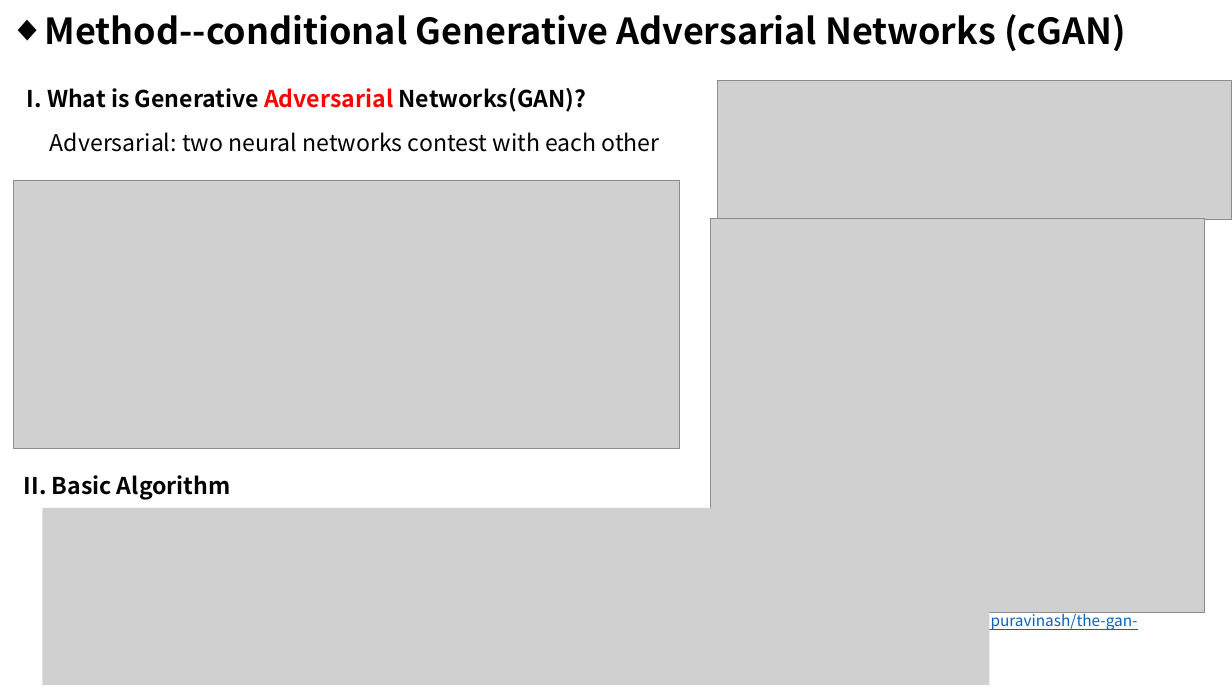
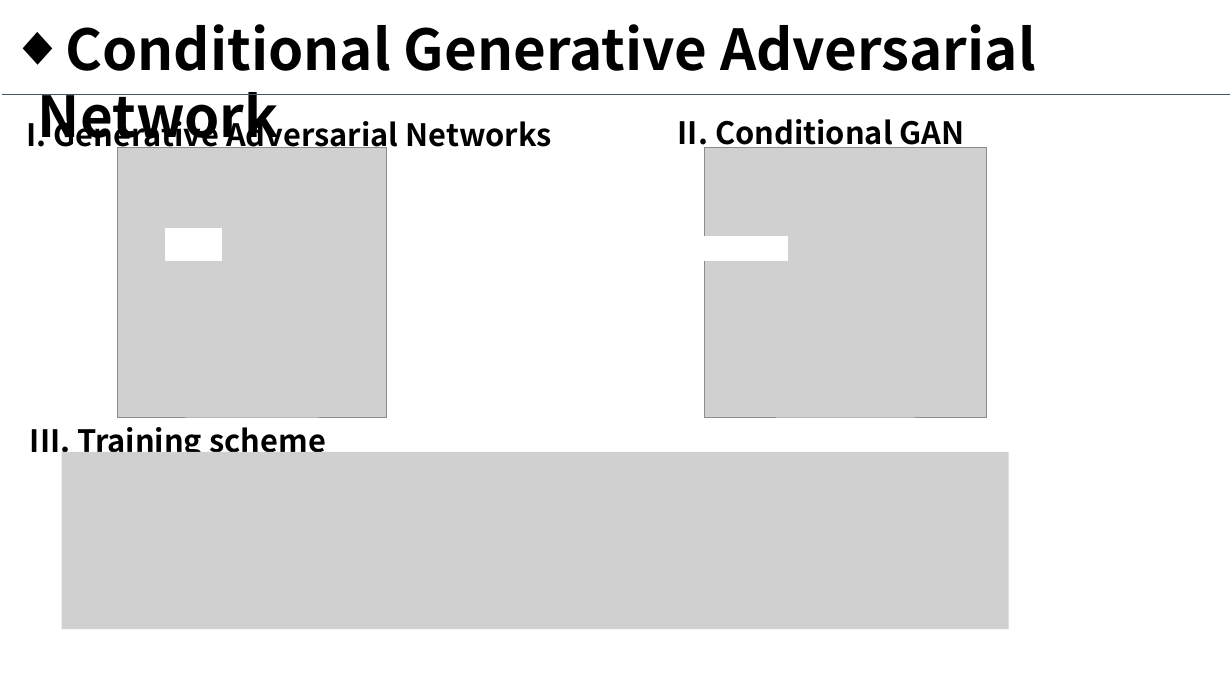
Before and after one commit to mtli/PhotoSketch, a slide deck: slide 3 of doc/Presentation1.pptx (slide 1 before the commit). Drawn at 1232x693 pixels with LibreOffice and Linux fonts; fonts in the diff are those of the drawing; grey boxes stand for pictures. Boxes give left, top, right and bottom in pixels: in the first picture for what was removed or moved away, otherwise in the second. Text is boxed around its words. In the diff, an @@ line names an element or a change of style, - is before the commit and + after.

```diff
--- a/doc/Presentation1.pptx
+++ b/doc/Presentation1.pptx
@@ text at (38,24,1036,152): text changed; size 28 to 44 pt @@
-◆ Method--conditional Generative Adversarial Networks (cGAN)
+◆ Conditional Generative Adversarial Network
@@ picture removed at (718,80,1232,219) @@
@@ line added from (3, 95) to (1230, 95), #44546A 0.75 pt @@
@@ text at (27,115,552,155): text changed; size 18 to 24 pt @@
-I. What is Generative Adversarial Networks(GAN)?
+I. Generative Adversarial Networks
@@ text added at (678,119,965,153), 24 pt, text #000000, bold @@
+II. Conditional GAN
@@ text removed at (50,132,660,152) @@
-Adversarial: two neural networks contest with each other
@@ picture added at (117,147,386,417) @@
@@ picture added at (704,147,987,417) @@
@@ picture removed at (13,180,679,449) @@
@@ rectangle added at (166,229,222,261), fill #FFFFFF, outline #FFFFFF 1 pt @@
@@ rectangle added at (704,237,787,260), fill #FFFFFF, outline #FFFFFF 1 pt @@
@@ picture removed at (711,218,1205,612) @@
@@ text at (30,427,326,460): text changed; size 18 to 24 pt @@
-II. Basic Algorithm
+III. Training scheme
@@ picture: place and size @@
-picture at (43,508,990,686)
+picture at (62,452,1009,629)
@@ text removed at (807,612,1137,631) @@
-https://github.com/hindupuravinash/the-gan-zoo
```
Also in this commit, not shown: 3 other slides changed, 4 slides added, 7 other files.
